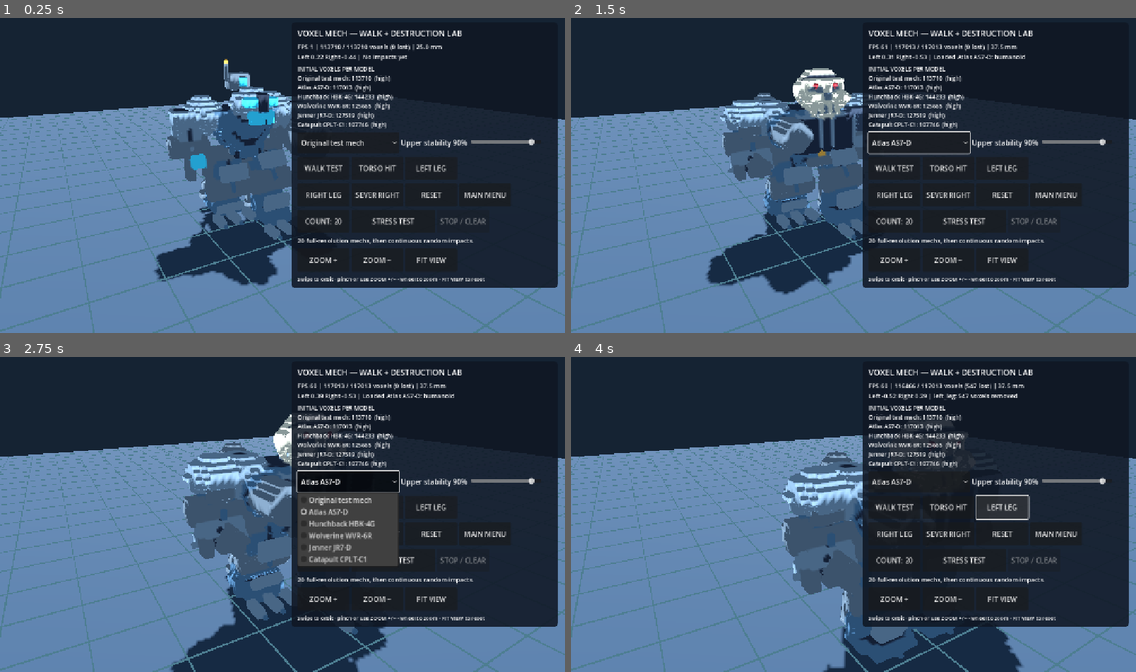
Above: before the commit, frames 1-4 (two rows, left to right).
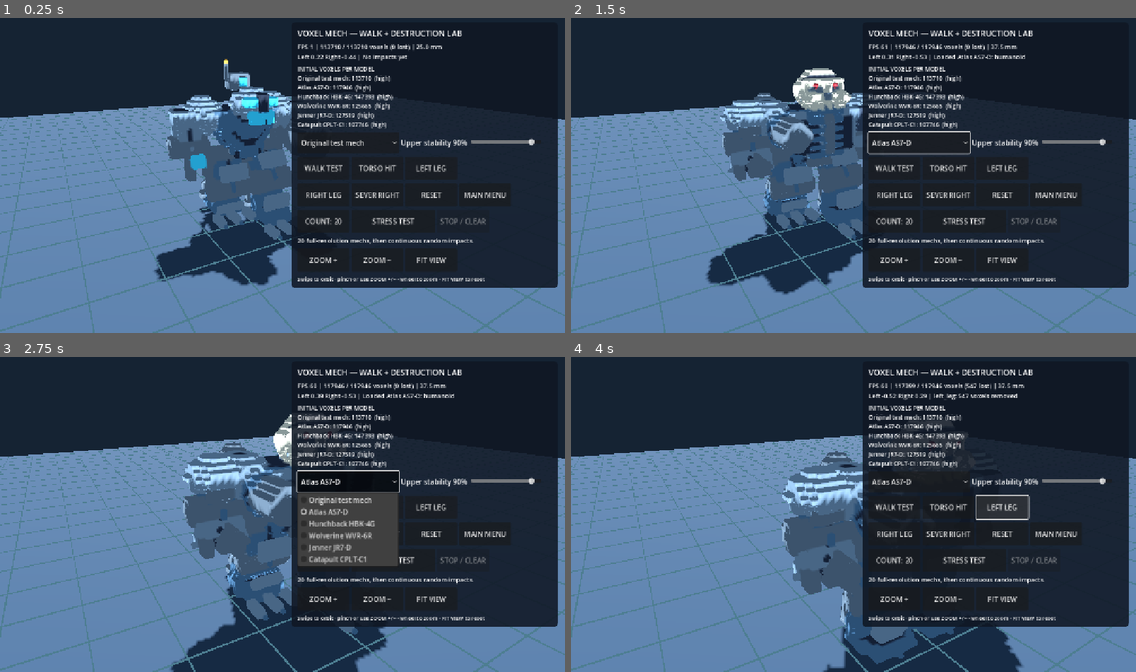
Above: after the commit, the same moments.

Repository: drag0nblad3/BtechMobile
Game: Godot game, scene res://scenes/voxel_mech_lab.tscn
Two runs of this game, one before a commit and one after it. Both use one fixed random seed, a clock stepped at 60 frames per second and the inputs below. This scene is started directly instead of the project's main scene.
Inputs:
- Up to frame 1 (0.25 s): no input
- Up to frame 2 (1.5 s): click "Original test mech" at 0.5 s; click "WALK TEST" at 1.25 s
- Up to frame 3 (2.75 s): click "Atlas AS7-D" at 2 s
- Up to frame 4 (4 s): click "TORSO HIT" at 2.75 s; click "LEFT LEG" at 3.5 s

The runs differ from the first frame. In frame 1, less than 0.1% of the frame differs, in the area x 60-66%, y 21-27%; in frame 2, 0.9%, in the area x 38-66%, y 8-77%; in frame 3, 0.1%; in frame 4, less than 0.1%.

Commit message:
Sculpt real Atlas central chest armor and square Hunchback cannon carriage instead of dark torso voids

Diff:
--- a/src/view/units/voxel_silhouette_v3.gd
+++ b/src/view/units/voxel_silhouette_v3.gd
@@ -67,6 +67,18 @@
 		p.carve_box(Vector3i(eye - 1, 8, -11),
 				Vector3i(eye + 1, 10, -8))
 		p.fill_box(Vector3i(eye, 9, -8), Vector3i(eye, 9, -8), 7)
+	# Fill the old dark vertical void between the neck and waist with
+	# sculpted armor. A large black rectangle made the Atlas look unfinished.
+	# The center narrows toward its belt, with a real armored sternum.
+	for y in range(-7, 4):
+		var half := 6 if y < -4 else (8 if y < 1 else 9)
+		for x in range(-half, half):
+			var front := -9 if abs(x) < 5 else -8
+			for z in range(front, -6):
+				p.cells[Vector3i(x, y, z)] = 0 if abs(x) < 5 else 4
+	for y in [-6, -2, 2]:
+		p.carve_box(Vector3i(-7, y, -9), Vector3i(7, y, -9))
+	p.fill_box(Vector3i(-1, -6, -10), Vector3i(0, 2, -9), 8)
 	# Chest should read as one deep armored breastplate, NOT two footballs.
 	# Several extra projecting plates define a narrow centerline.
 	for side in [-1, 1]:
@@ -96,6 +108,11 @@
 					p.cells.erase(Vector3i(x, y, z))
 	loft(p, 3, 12, Vector2(5.7, 5.5), Vector2(5.0, 5.0),
 			0, 4, 1, 7.0, 0.15)
+	# A true FLAT cannon face and thick side armor emphasize the
+	# characteristic one-sided box tower rather than a rounded shoulder blob.
+	p.fill_box(Vector3i(2, 5, -7), Vector3i(13, 11, -5), 4)
+	p.fill_box(Vector3i(3, 12, -4), Vector3i(11, 12, 3), 8)
+	p.fill_box(Vector3i(13, 6, -5), Vector3i(14, 10, 3), 4)
 	# A cuboid housing with cut corners, side radiator and thick cannon
 	# protrusion -- preserve a real hole through the forward barrel.
 	p.fill_box(Vector3i(4, 7, -8), Vector3i(10, 10, -6), 8)
